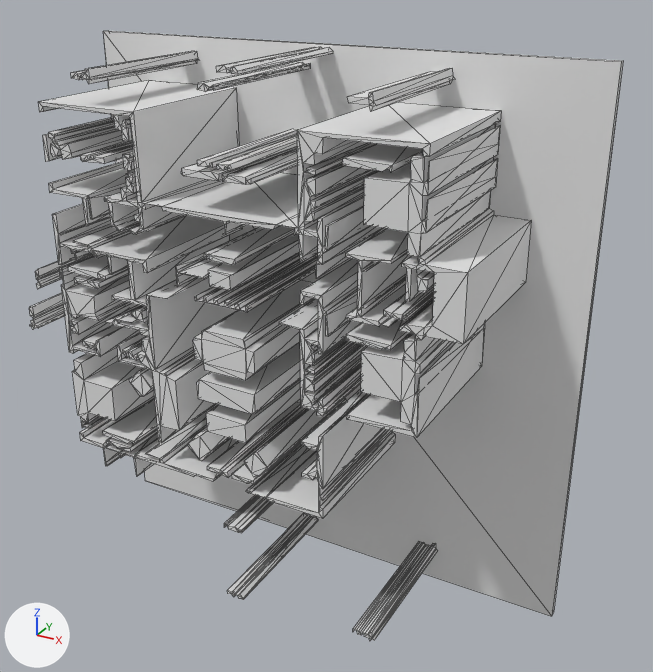
The glTF model version one/out_3d/28_24.glb: old version first, new version second.
Both versions are drawn from a camera (50 mm lens) standing at (13.19, -14.8, 12.33) and looking at (5.69, -1.16, 5.51). The axes (+X, +Y, +Z) are drawn at lower left. The lights are the same throughout. Mesh edges are drawn as thin lines. Where no turn or scale is listed for an object, it has been applied to the vertices. Vertices at the same position are counted once.

Names of what the first picture shows: 'geometry_0'.
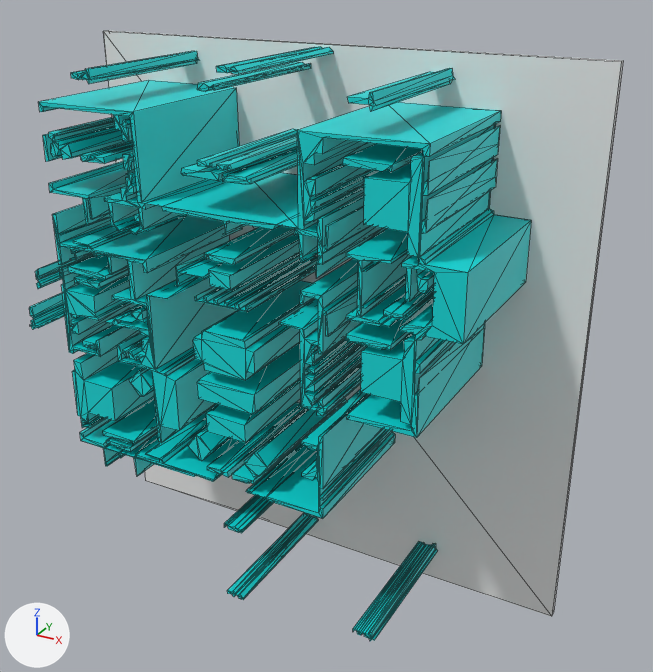
Where the change shows, as pixel boxes [x1, y1, x2, y2] in the pictures (653 x 672 px):
part 1 of me_geometry_0, cut back: before [297, 131, 375, 228]; after [297, 131, 375, 220]
part 2 of me_geometry_0, recoloured (grey to cyan): [30, 32, 551, 641] in both

Edits to the bpy script that builds the scene:
```text
Add mat_defaultmaterial:
    mat_defaultmaterial = bpy.data.materials.new('DefaultMaterial')
    mat_defaultmaterial.use_nodes = True; mat_defaultmaterial.node_tree.nodes.clear()
    _N = mat_defaultmaterial.node_tree.nodes; _L = mat_defaultmaterial.node_tree.links
    n0 = _N.new('ShaderNodeOutputMaterial'); n0.name = 'Material Output'
    n1 = _N.new('ShaderNodeBsdfPrincipled'); n1.name = 'Principled BSDF'
    n2 = _N.new('ShaderNodeVertexColor'); n2.name = 'Color Attribute'
    _L.new(n1.outputs[0], n0.inputs[0])  # 'BSDF' to 'Surface'
    _L.new(n2.outputs[0], n1.inputs[0])  # 'Color' to 'Base Color'
Change me_geometry_0:
    used by ob_geometry_0; location = (0.0, 0.0, 0.0)
    remove me_geometry_0.from_pydata(...)  # 1906 vertices, 3624 faces; spans x 0.0..10.23, y -3.15..0.0, z 0.0..10.62
    add me_geometry_0.from_pydata(...)  # 1894 vertices, 3600 faces; spans x 0.0..10.23, y -3.15..0.0, z 0.0..10.62
    me_geometry_0 part 1: 14 vertices removed from x 6.38..6.59, y -3.15..-0.15, z 8.95..9.18; 2 vertices added at x 6.38, y -3.15..-0.15, z 8.96
    me_geometry_0 part 2: 2552 faces spanning x 0.0..10.23, y -3.15..0.0, z 0.0..10.62 switch from no material to mat_defaultmaterial
```
